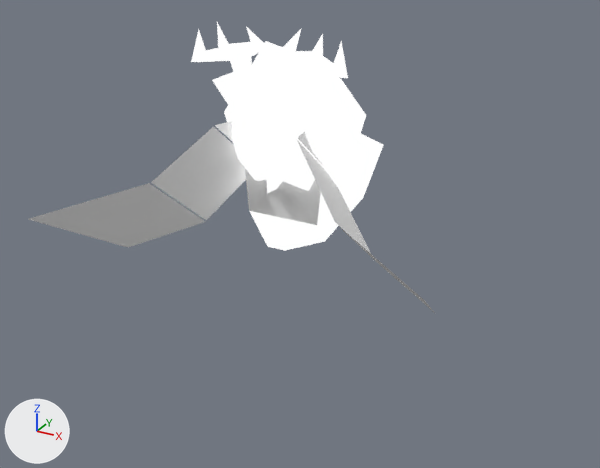
Two versions of the Blender file Content/Spyro64/SM64/Source/Actors/hoot/hoot.blend, one commit apart.
One viewpoint serves both versions: a 50 mm lens placed at (1.391, -2.374, 1.886), pointed at (0.134, -0.088, 0.743). The axes (+X, +Y, +Z) are drawn at lower left. The lights are the same throughout. The picture after the commit comes second.

Before the edit, the objects in view are built like this:
```python
ob_hoot_animated_part_002 = bpy.data.objects.new('hoot_animated_part_002', None)
ob_hoot_animated_part_002.parent = ob_hoot_scale_001
ob_hoot_animated_part_002.location = (0.0, 0.15, 4.41)
ob_hoot_animated_part_002.rotation_euler = (0.0, 0.0, -1.571)  # degrees (0, 0, -90)
ob_hoot_animated_part_003 = bpy.data.objects.new('hoot_animated_part_003', None)
ob_hoot_animated_part_003.parent = ob_hoot_animated_part_002
ob_hoot_animated_part_003.location = (0.0, 0.0, 0.0)
ob_hoot_animated_part_003.rotation_euler = (0.0, 2.455, 0.0)  # degrees (0, 141, 0)
ob_hoot_animated_part_004 = bpy.data.objects.new('hoot_animated_part_004', None)
ob_hoot_animated_part_004.parent = ob_hoot_animated_part_003
ob_hoot_animated_part_004.location = (0.96, 0.0, 0.0)
ob_hoot_animated_part_004.rotation_euler = (0.0, -0.92, 0.0)  # degrees (0, -53, 0)
ob_hoot_animated_part_005 = bpy.data.objects.new('hoot_animated_part_005', None)
ob_hoot_animated_part_005.parent = ob_hoot_animated_part_003
ob_hoot_animated_part_005.location = (0.34, -0.31, -0.35)
ob_hoot_animated_part_005.rotation_euler = (-0.0000612, 2.917, 1.571)  # degrees (0, 167, 90)
ob_hoot_animated_part_006 = bpy.data.objects.new('hoot_animated_part_006', None)
ob_hoot_animated_part_006.parent = ob_hoot_animated_part_005
ob_hoot_animated_part_006.location = (0.0, 0.0, 0.0)
ob_hoot_animated_part_006.rotation_euler = (0.0, 1.45, 0.0)  # degrees (0, 83, 0)
ob_hoot_animated_part_007 = bpy.data.objects.new('hoot_animated_part_007', None)
ob_hoot_animated_part_007.parent = ob_hoot_animated_part_006
ob_hoot_animated_part_007.location = (0.91, 0.0, 0.0)
ob_hoot_animated_part_007.rotation_euler = (0.0, -0.39, 0.0)  # degrees (0, -22, 0)
ob_hoot_animated_part_008 = bpy.data.objects.new('hoot_animated_part_008', None)
ob_hoot_animated_part_008.parent = ob_hoot_animated_part_007
ob_hoot_animated_part_008.location = (1.21, 0.0, 0.0)
ob_hoot_animated_part_008.rotation_euler = (0.0, -0.22, 0.0)  # degrees (0, -13, 0)
ob_hoot_animated_part_011 = bpy.data.objects.new('hoot_animated_part_011', None)
ob_hoot_animated_part_011.parent = ob_hoot_animated_part_005
ob_hoot_animated_part_011.location = (0.0, 0.0, 0.0)
ob_hoot_animated_part_011.rotation_euler = (0.0, 1.45, 0.0)  # degrees (0, 83, 0)
ob_hoot_hoot_seg5_dl_05004d48_004 = bpy.data.objects.new('hoot_hoot_seg5_dl_05004D48_004', me_sm64_hoot_layer_opaque_hoot_seg5_dl_05004d48)
ob_hoot_hoot_seg5_dl_05004d48_004.parent = ob_hoot_animated_part_003
ob_hoot_hoot_seg5_dl_05004d48_004.location = (0.0, 0.0, 0.0)
# also in view: 'hoot_hoot_seg5_dl_05003038_023' at (0.257, -0.076, 0.874); 'hoot_hoot_seg5_dl_05004A98_016' at (-0.129, -0.03, 1.2); 'hoot_hoot_seg5_dl_05004B38_020' at (0.179, -0.032, 1.322); 'hoot_hoot_seg5_dl_05001DF0_005' at (-0.001, 0.174, 0.8); 'hoot_hoot_seg5_dl_05004928_017' at (-0.187, -0.03, 1.319)
```
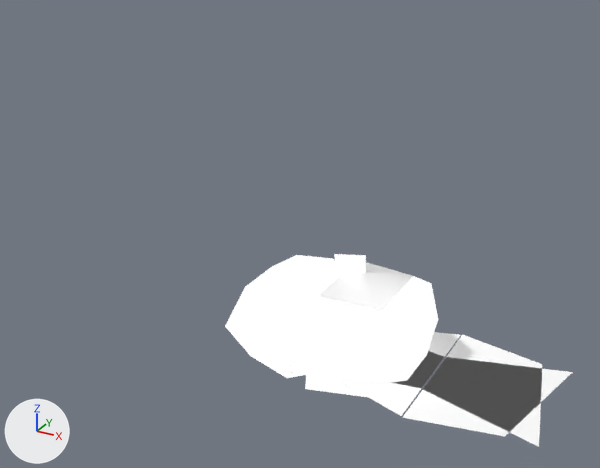
Not drawn themselves, but carrying or shaping drawn objects: ob_hoot_animated_part_002, ob_hoot_animated_part_003, ob_hoot_animated_part_004, ob_hoot_animated_part_005, ob_hoot_animated_part_006, ob_hoot_animated_part_007, ob_hoot_animated_part_008, ob_hoot_animated_part_011, ob_hoot_animated_part_014, ob_hoot_animated_part_015, ob_hoot_animated_part_016, ob_hoot_animated_part_017, ob_hoot_animated_part_018, ob_hoot_animated_part_019, ob_hoot_animated_part_020, ob_hoot_animated_part_021, ob_hoot_animated_part_022, ob_hoot_animated_part_023, ob_hoot_animated_part_026.

The change, as a diff of the scene's bpy script:
```diff
--- a/Content/Spyro64/SM64/Source/Actors/hoot/hoot.blend.py
+++ b/Content/Spyro64/SM64/Source/Actors/hoot/hoot.blend.py
@@ ob_hoot_animated_part_002 @@
 ob_hoot_animated_part_002.parent = ob_hoot_scale_001
-ob_hoot_animated_part_002.location = (0.0, 0.15, 4.41)
-ob_hoot_animated_part_002.rotation_euler = (0.0, 0.0, -1.571)  # degrees (0, 0, -90)
+ob_hoot_animated_part_002.location = (0.0, 0.05, 1.47)
@@ ob_hoot_animated_part_003 @@
 ob_hoot_animated_part_003.location = (0.0, 0.0, 0.0)
-ob_hoot_animated_part_003.rotation_euler = (0.0, 2.455, 0.0)  # degrees (0, 141, 0)
@@ ob_hoot_animated_part_004 @@
 ob_hoot_animated_part_004.location = (0.96, 0.0, 0.0)
-ob_hoot_animated_part_004.rotation_euler = (0.0, -0.92, 0.0)  # degrees (0, -53, 0)
@@ ob_hoot_animated_part_005 @@
 ob_hoot_animated_part_005.location = (0.34, -0.31, -0.35)
-ob_hoot_animated_part_005.rotation_euler = (-0.0000612, 2.917, 1.571)  # degrees (0, 167, 90)
@@ ob_hoot_animated_part_006 @@
 ob_hoot_animated_part_006.location = (0.0, 0.0, 0.0)
-ob_hoot_animated_part_006.rotation_euler = (0.0, 1.45, 0.0)  # degrees (0, 83, 0)
@@ ob_hoot_animated_part_007 @@
 ob_hoot_animated_part_007.location = (0.91, 0.0, 0.0)
-ob_hoot_animated_part_007.rotation_euler = (0.0, -0.39, 0.0)  # degrees (0, -22, 0)
@@ ob_hoot_animated_part_008 @@
 ob_hoot_animated_part_008.location = (1.21, 0.0, 0.0)
-ob_hoot_animated_part_008.rotation_euler = (0.0, -0.22, 0.0)  # degrees (0, -13, 0)
@@ ob_hoot_animated_part_011 @@
 ob_hoot_animated_part_011.location = (0.0, 0.0, 0.0)
-ob_hoot_animated_part_011.rotation_euler = (0.0, 1.45, 0.0)  # degrees (0, 83, 0)
@@ ob_hoot_animated_part_014 @@
 ob_hoot_animated_part_014.location = (-0.31, -0.37, 0.05)
-ob_hoot_animated_part_014.rotation_euler = (0.0, -1.795, 0.0)  # degrees (0, -103, 0)
@@ ob_hoot_animated_part_015 @@
 ob_hoot_animated_part_015.location = (0.0, 0.0, 0.0)
-ob_hoot_animated_part_015.rotation_euler = (-0.734, -2.405, 0.408)  # degrees (-42, -138, 23)
@@ ob_hoot_animated_part_016 @@
 ob_hoot_animated_part_016.location = (0.42, 0.0, 0.0)
-ob_hoot_animated_part_016.rotation_euler = (0.0, 0.15, 0.0)  # degrees (0, 8.6, 0)
@@ ob_hoot_animated_part_017 @@
 ob_hoot_animated_part_017.location = (-0.31, 0.37, 0.05)
-ob_hoot_animated_part_017.rotation_euler = (0.0, -1.795, 0.0)  # degrees (0, -103, 0)
@@ ob_hoot_animated_part_018 @@
 ob_hoot_animated_part_018.location = (0.0, 0.0, 0.0)
-ob_hoot_animated_part_018.rotation_euler = (0.684, -2.364, -0.389)  # degrees (39, -135, -22)
@@ ob_hoot_animated_part_019 @@
 ob_hoot_animated_part_019.location = (0.42, 0.0, 0.0)
-ob_hoot_animated_part_019.rotation_euler = (0.0, 0.1, 0.0)  # degrees (0, 5.7, 0)
@@ ob_hoot_animated_part_020 @@
 ob_hoot_animated_part_020.location = (0.34, 0.31, -0.35)
-ob_hoot_animated_part_020.rotation_euler = (-0.0000612, 2.917, -1.571)  # degrees (0, 167, -90)
@@ ob_hoot_animated_part_021 @@
 ob_hoot_animated_part_021.location = (0.0, 0.0, 0.0)
-ob_hoot_animated_part_021.rotation_euler = (0.0, 1.42, 0.0)  # degrees (0, 81, 0)
@@ ob_hoot_animated_part_022 @@
 ob_hoot_animated_part_022.location = (0.91, 0.0, 0.0)
-ob_hoot_animated_part_022.rotation_euler = (0.0, -0.33, 0.0)  # degrees (0, -19, 0)
@@ ob_hoot_animated_part_023 @@
 ob_hoot_animated_part_023.location = (1.21, 0.0, 0.0)
-ob_hoot_animated_part_023.rotation_euler = (0.0, -0.4, 0.0)  # degrees (0, -23, 0)
@@ ob_hoot_animated_part_026 @@
 ob_hoot_animated_part_026.location = (0.0, 0.0, 0.0)
-ob_hoot_animated_part_026.rotation_euler = (0.0, 1.42, 0.0)  # degrees (0, 81, 0)
```

Where the change shows, as pixel boxes [x1, y1, x2, y2] in the pictures (600 x 468 px):
'hoot_hoot_seg5_dl_05001DF0_005', moved, turned
    before: [245, 134, 383, 251]
    after: [305, 254, 438, 397]
'hoot_hoot_seg5_dl_05004D48_004', moved, turned
    before: [224, 41, 366, 191]
    after: [225, 255, 338, 378]
'hoot_hoot_seg5_dl_050033B0_009', moved, turned
    before: [29, 183, 206, 248]
    after: [402, 357, 572, 436]
'hoot_hoot_seg5_dl_050034D8_008', moved, turned
    before: [151, 126, 246, 220]
    after: [342, 351, 444, 416]
'hoot_hoot_seg5_dl_05002F10_024', moved, turned
    before: [341, 228, 436, 314]
    after: [423, 335, 542, 447]
'hoot_hoot_seg5_dl_05003038_023', moved, turned
    before: [297, 140, 371, 254]
    after: [428, 332, 460, 357]
'hoot_hoot_seg5_dl_05004B38_020', moved, turned (not visible afterwards)
    before: [276, 28, 348, 82]
'hoot_hoot_seg5_dl_05004CA8_019', moved, turned (not visible afterwards)
    before: [283, 70, 334, 127]
'hoot_hoot_seg5_dl_05004928_017', moved, turned (not visible afterwards)
    before: [191, 22, 264, 72]
'hoot_hoot_seg5_dl_05004A98_016', moved, turned (not visible afterwards)
    before: [212, 67, 251, 118]
'hoot_hoot_seg5_dl_05003600_012', moved, turned
    before: [215, 121, 233, 142]
    after: [292, 364, 307, 374]
'hoot_hoot_seg5_dl_05003160_027', moved, turned (not visible afterwards)
    before: [298, 132, 322, 164]
'hoot_hoot_seg5_dl_05003728_007', moved, turned (not visible before)
    after: [286, 365, 298, 372]
